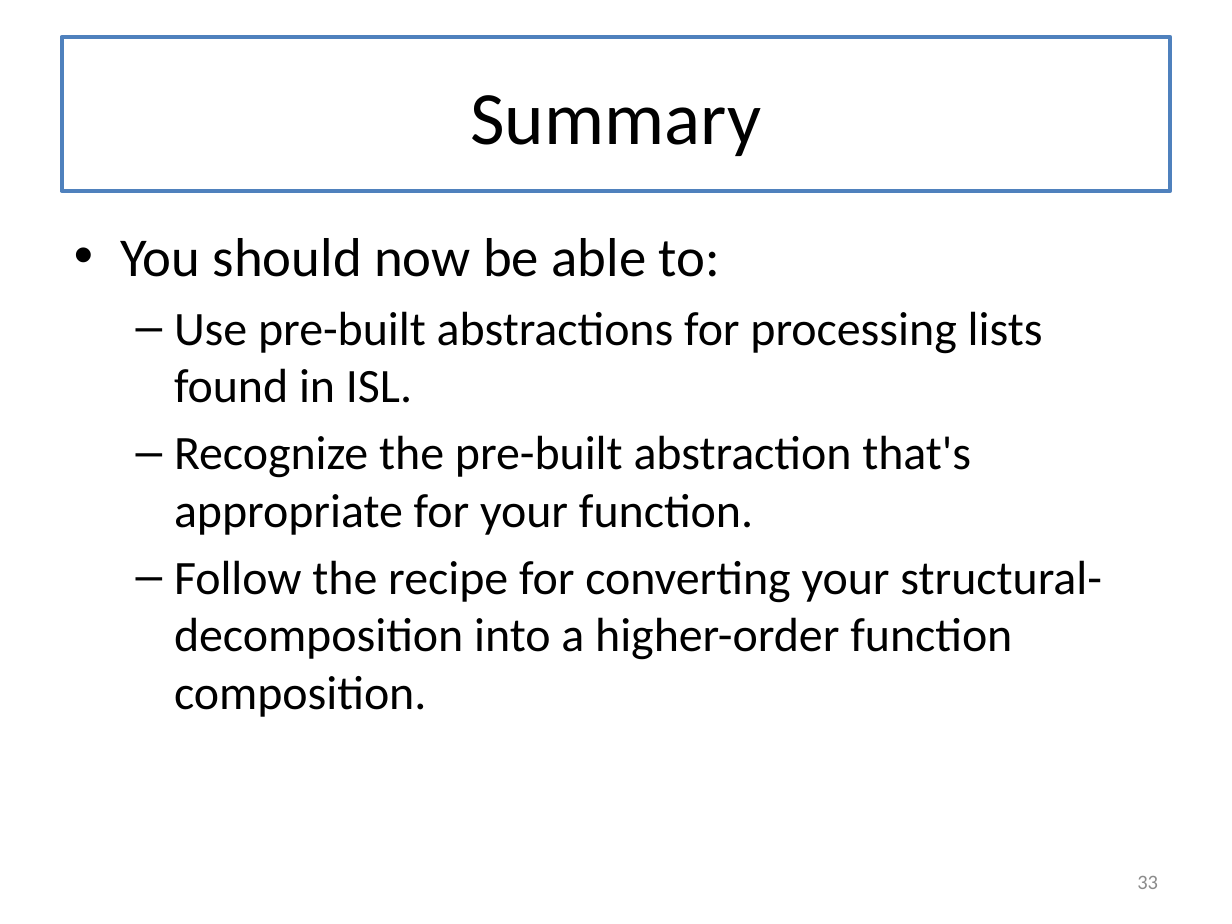
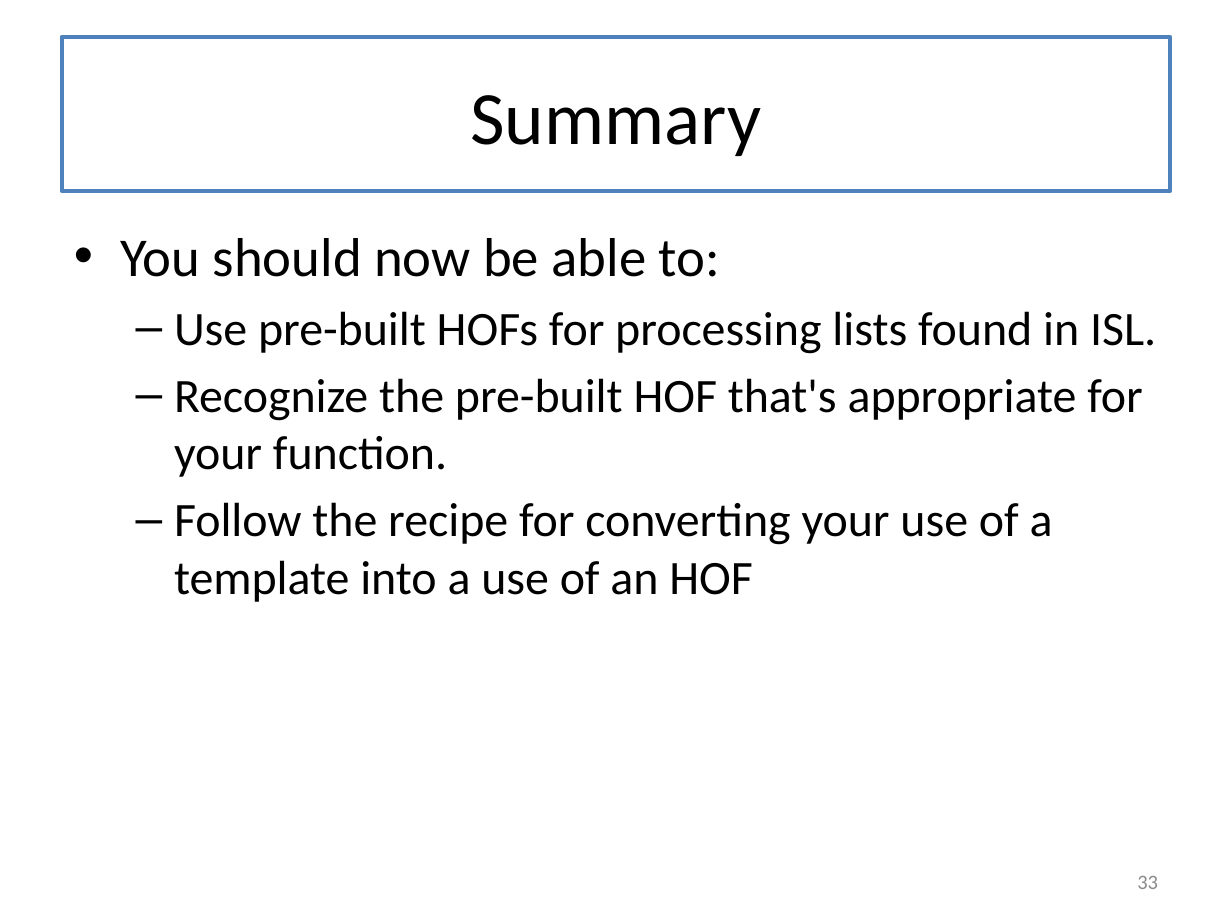
Before and after one commit to mwand/cs5010f16, a slide deck: slide 33 of Slides/Lesson 5.5 Rewriting Your Function Using Map and Foldr.pptx. Drawn at 1232x924 pixels with LibreOffice and Linux fonts; fonts in the diff are those of the drawing. Boxes give left, top, right and bottom in pixels: in the first picture for what was removed or moved away, otherwise in the second. Text is boxed around its words. In the diff, an @@ line names an element or a change of style, - is before the commit and + after.

```diff
--- a/Slides/Lesson 5.5 Rewriting Your Function Using Map and Foldr.pptx
+++ b/Slides/Lesson 5.5 Rewriting Your Function Using Map and Foldr.pptx
@@ text at <box>174,311,1156,602</box>: text changed @@
-  – Use pre-built abstractions for processing lists found in ISL.
-  – Recognize the pre-built abstraction that's appropriate for your function.
-  – Follow the recipe for converting your structural-decomposition into a higher-order function composition.
+  – Use pre-built HOFs for processing lists found in ISL.
+  – Recognize the pre-built HOF that's appropriate for your function.
+  – Follow the recipe for converting your use of a template into a use of an HOF
```
Also in this commit, not shown: 18 other slides changed, 2 other files.
